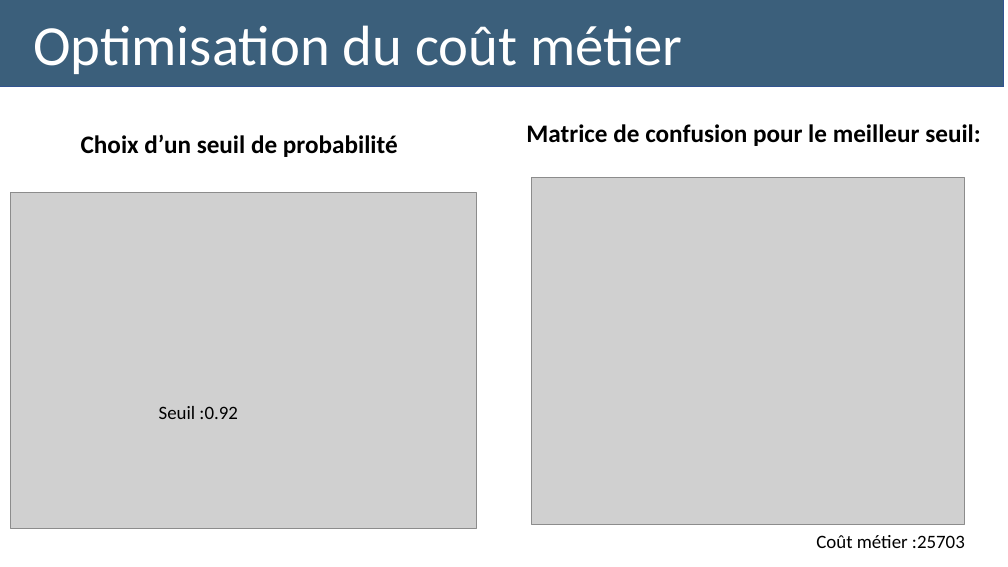
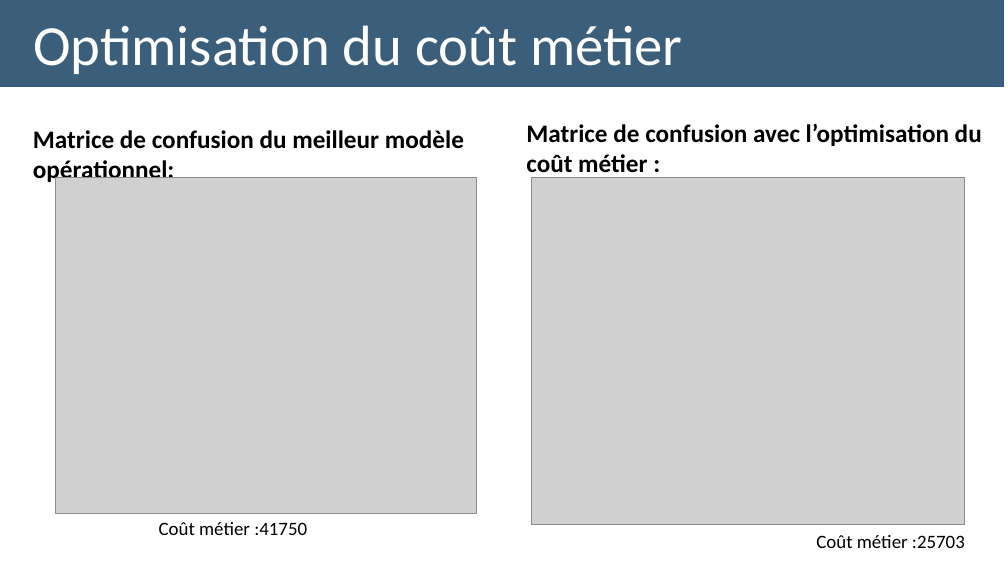
Before and after one commit to jlu0915/P7, a slide deck: slide 13 of Lu_Jing_4_presentation_032023.pptx. Drawn at 1008x567 pixels with LibreOffice and Linux fonts; fonts in the diff are those of the drawing; grey boxes stand for pictures. Boxes give left, top, right and bottom in pixels: in the first picture for what was removed or moved away, otherwise in the second. Text is boxed around its words. In the diff, an @@ line names an element or a change of style, - is before the commit and + after.

```diff
--- a/Lu_Jing_4_presentation_032023.pptx
+++ b/Lu_Jing_4_presentation_032023.pptx
@@ text at bbox=[33, 130, 464, 185]: text changed @@
-Choix d’un seuil de probabilité
+Matrice de confusion du meilleur modèle opérationnel:
@@ text at bbox=[526, 123, 982, 178]: text changed @@
-Matrice de confusion pour le meilleur seuil:
+Matrice de confusion avec l’optimisation du coût métier :
@@ picture: place and size @@
-picture at bbox=[10, 193, 476, 528]
+picture at bbox=[56, 178, 476, 513]
@@ text removed at bbox=[159, 406, 237, 419] @@
-Seuil :0.92
@@ text added at bbox=[159, 522, 307, 535], 18 pt, text #000000 @@
+Coût métier :41750
```
Also in this commit, not shown: 9 other slides changed.
